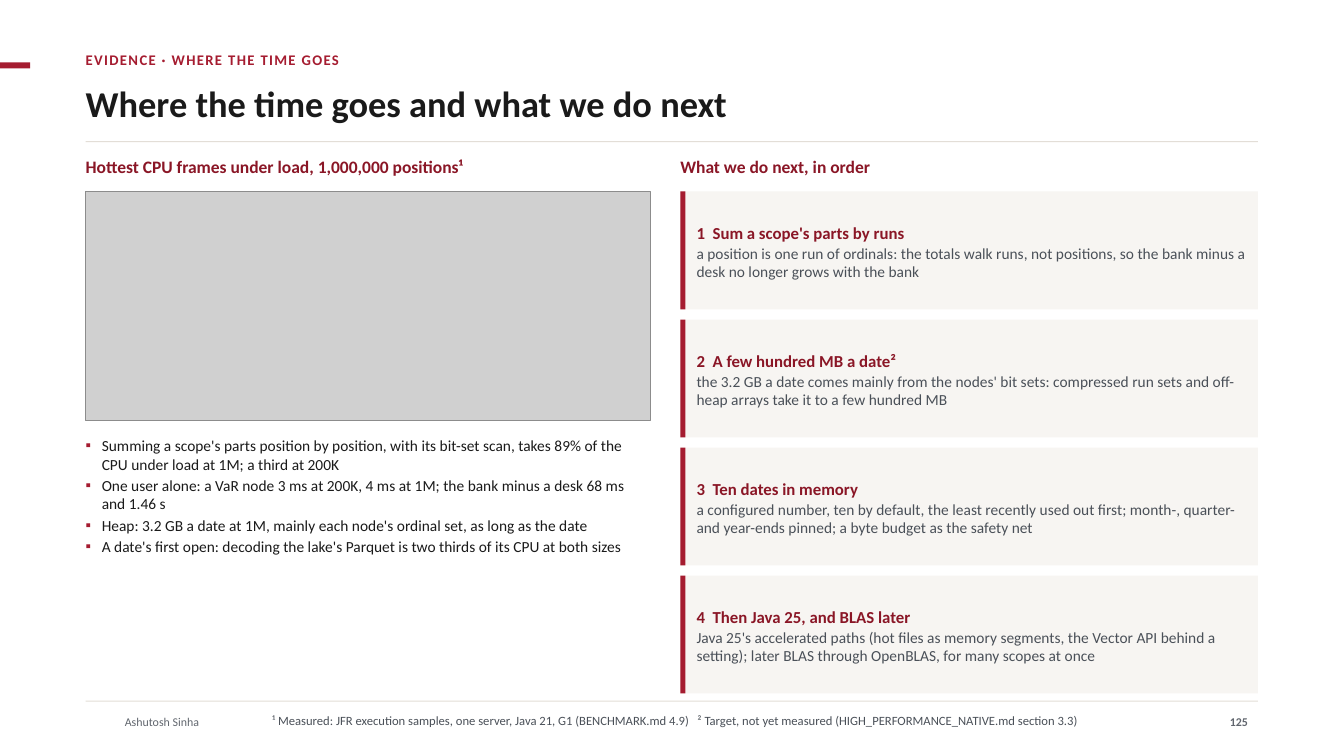
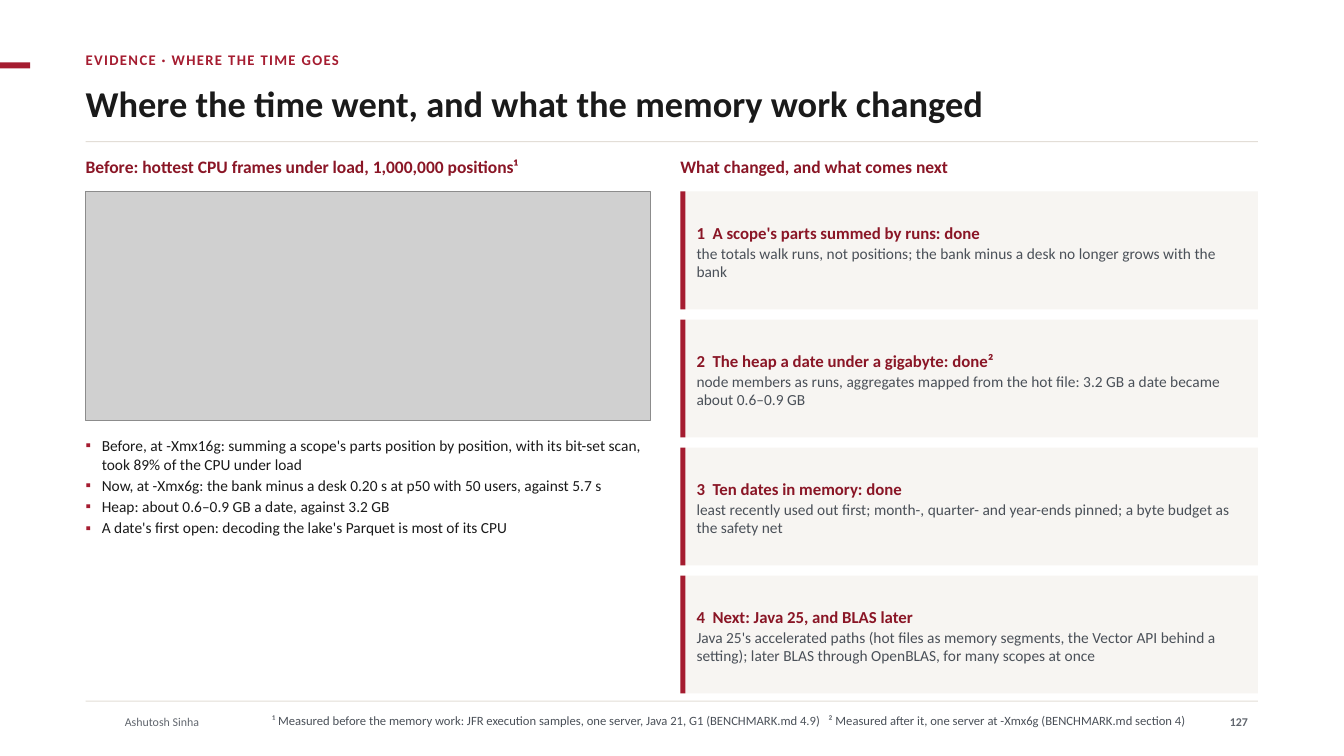
Before and after one commit to ajsinha/drishti, a slide deck: slide 127 of docs/publications/Drishti-Design-and-Evidence.pptx (slide 125 before the commit). Drawn at 1344x756 pixels with LibreOffice and Linux fonts; fonts in the diff are those of the drawing; grey boxes stand for pictures; background and template pictures are left out. Boxes give left, top, right and bottom in pixels: in the first picture for what was removed or moved away, otherwise in the second. Text is boxed around its words. In the diff, an @@ line names an element or a change of style, - is before the commit and + after.

Commit message:
Decks: the 1,000,000-position run after the memory work in every deck (one server at -Xmx6g, two dates in 2.2 GB of heap against 7.5 GB, 0.6-0.9 GB a date, RSS 6.9 GB against 17.2 GB, 183/138/124 req/s with no failure against 40/36/29, the bank minus a desk 0.20 s against 5.7 s, VaR identical to the dollar) as native charts and a before-and-after slide; Why VaR moved: one change at a time (the waterfall S0 to S7, illustrative figures, three views, the working, VAR EXPLAIN) in the VaR Engine deck and the Design-and-Evidence market-risk case; the memory model (ten dates, least recently used out, pinned month, quarter and year ends on New York and Toronto, refusals remembered) and the phone tiers in the VaR Engine deck; the memory model slide as built in Design-and-Evidence

```diff
--- a/docs/publications/Drishti-Design-and-Evidence.pptx
+++ b/docs/publications/Drishti-Design-and-Evidence.pptx
@@ title at (86,91,983,123): text changed @@
-Where the time goes and what we do next
+Where the time went, and what the memory work changed
@@ text at (86,159,518,176): text changed @@
-Hottest CPU frames under load, 1,000,000 positions¹
+Before: hottest CPU frames under load, 1,000,000 positions¹
@@ text at (680,160,948,176): text changed @@
-What we do next, in order
+What changed, and what comes next
@@ text at (697,227,1216,277): text changed @@
-1 Sum a scope's parts by runs
-a position is one run of ordinals: the totals walk runs, not positions, so the bank minus a desk no longer grows with the bank
+1 A scope's parts summed by runs: done
+the totals walk runs, not positions; the bank minus a desk no longer grows with the bank
@@ text at (697,354,1220,405): text changed @@
-2 A few hundred MB a date²
-the 3.2 GB a date comes mainly from the nodes' bit sets: compressed run sets and off-heap arrays take it to a few hundred MB
+2 The heap a date under a gigabyte: done²
+node members as runs, aggregates mapped from the hot file: 3.2 GB a date became about 0.6–0.9 GB
@@ text at (102,440,641,536): text changed @@
-▪ Summing a scope's parts position by position, with its bit-set scan, takes 89% of the CPU under load at 1M; a third at 200K
-▪ One user alone: a VaR node 3 ms at 200K, 4 ms at 1M; the bank minus a desk 68 ms and 1.46 s
-▪ Heap: 3.2 GB a date at 1M, mainly each node's ordinal set, as long as the date
-▪ A date's first open: decoding the lake's Parquet is two thirds of its CPU at both sizes
+▪ Before, at -Xmx16g: summing a scope's parts position by position, with its bit-set scan, took 89% of the CPU under load
+▪ Now, at -Xmx6g: the bank minus a desk 0.20 s at p50 with 50 users, against 5.7 s
+▪ Heap: about 0.6–0.9 GB a date, against 3.2 GB
+▪ A date's first open: decoding the lake's Parquet is most of its CPU
@@ text at (697,483,1229,536): text changed @@
-3 Ten dates in memory
-a configured number, ten by default, the least recently used out first; month-, quarter- and year-ends pinned; a byte budget as the safety net
+3 Ten dates in memory: done
+least recently used out first; month-, quarter- and year-ends pinned; a byte budget as the safety net
@@ text at (697,611,913,625): text changed @@
-4 Then Java 25, and BLAS later
+4 Next: Java 25, and BLAS later
@@ text at (272,715,1185,727): text changed @@
-¹ Measured: JFR execution samples, one server, Java 21, G1 (BENCHMARK.md 4.9) ² Target, not yet measured (HIGH_PERFORMANCE_NATIVE.md section 3.3)
+¹ Measured before the memory work: JFR execution samples, one server, Java 21, G1 (BENCHMARK.md 4.9) ² Measured after it, one server at -Xmx6g (BENCHMARK.md section 4)
@@ page number at (1230,718,1248,726): text changed @@
-125
+127
```
Also in this commit, not shown: 7 other slides changed, 2 slides added, 5 other files.
